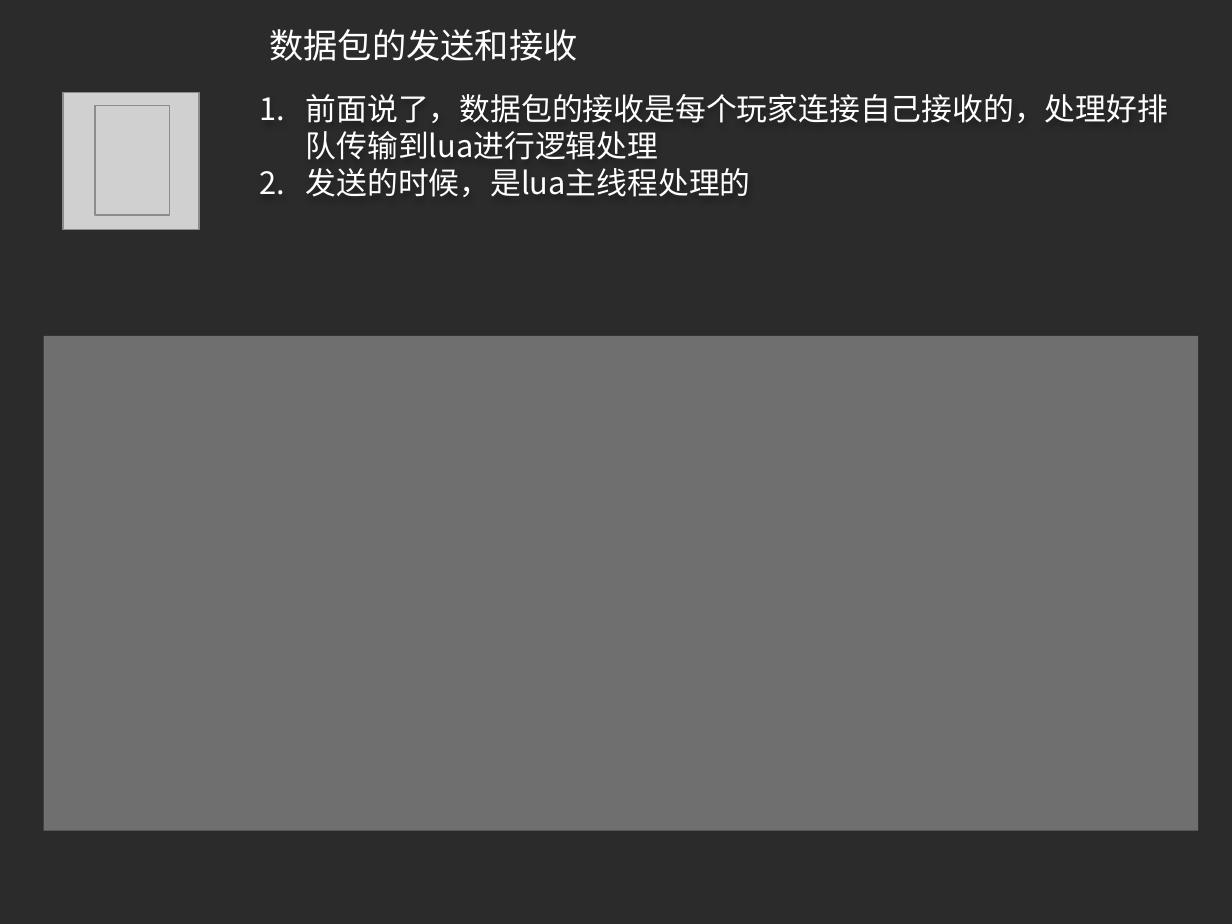
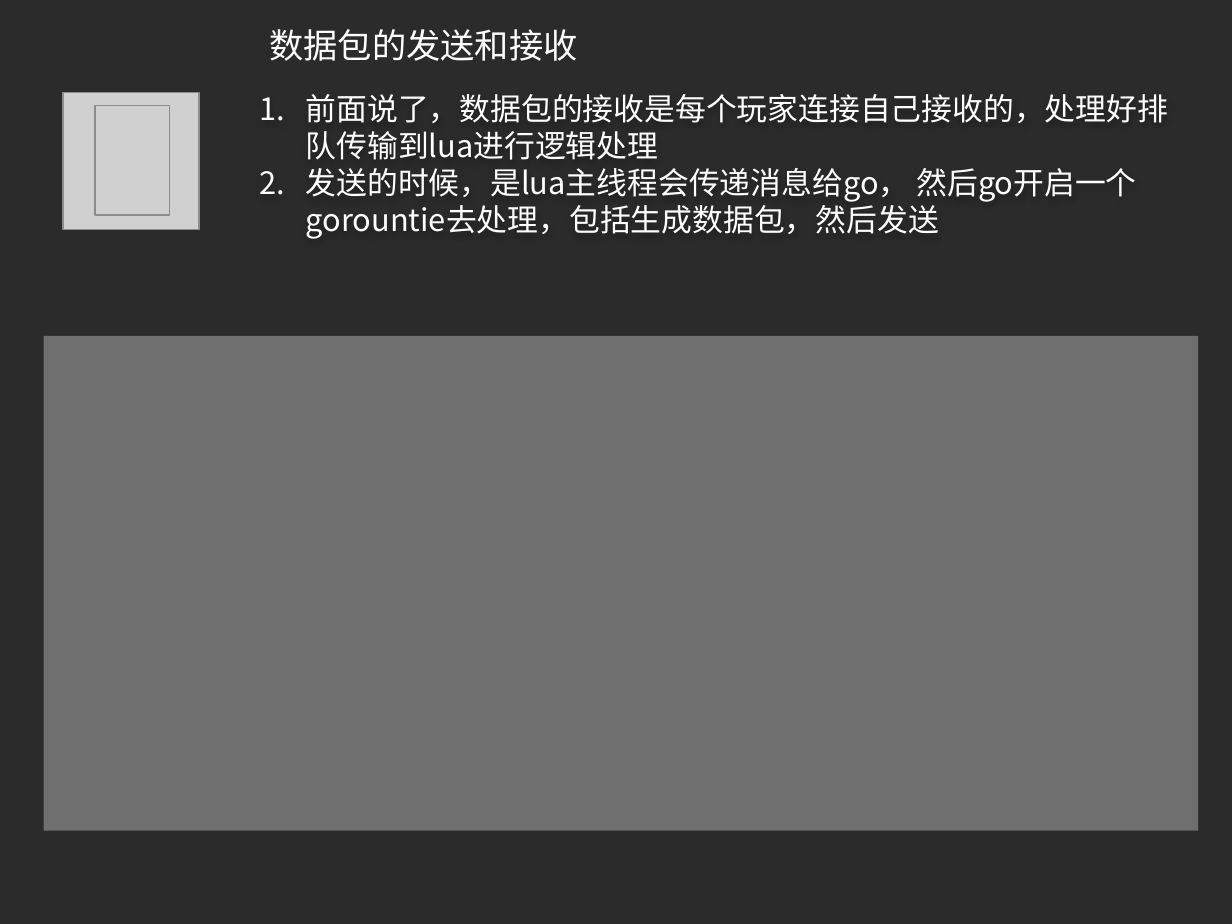
Before and after one commit to zgame/GoLangCode, a slide deck: slide 4 of ServerGameBYLua2/说明文档/服务器架构设计.pptx. Drawn at 1232x924 pixels with LibreOffice and Linux fonts; fonts in the diff are those of the drawing; grey boxes stand for pictures; background and template pictures are left out; a plain dark background stands for a picture behind light text. Boxes give left, top, right and bottom in pixels: in the first picture for what was removed or moved away, otherwise in the second. Text is boxed around its words. In the diff, an @@ line names an element or a change of style, - is before the commit and + after.

```diff
--- a/ServerGameBYLua2/说明文档/服务器架构设计.pptx
+++ b/ServerGameBYLua2/说明文档/服务器架构设计.pptx
@@ text at (306, 168, 1136, 239): text changed @@
-2. 发送的时候，是lua主线程处理的
+2. 发送的时候，是lua主线程会传递消息给go， 然后go开启一个gorountie去处理，包括生成数据包，然后发送
```
Also in this commit, not shown: 1 other slide changed, 32 other files.
